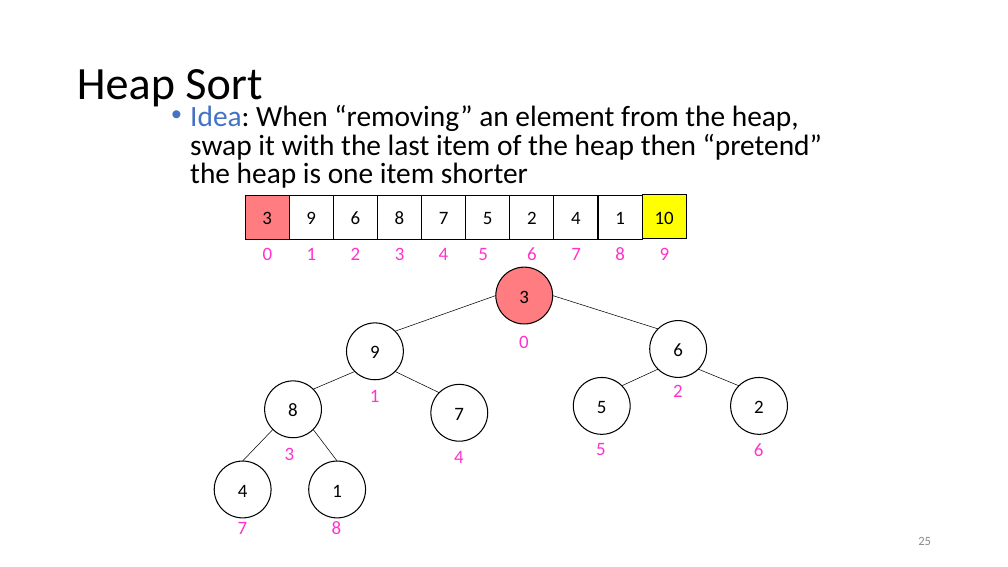
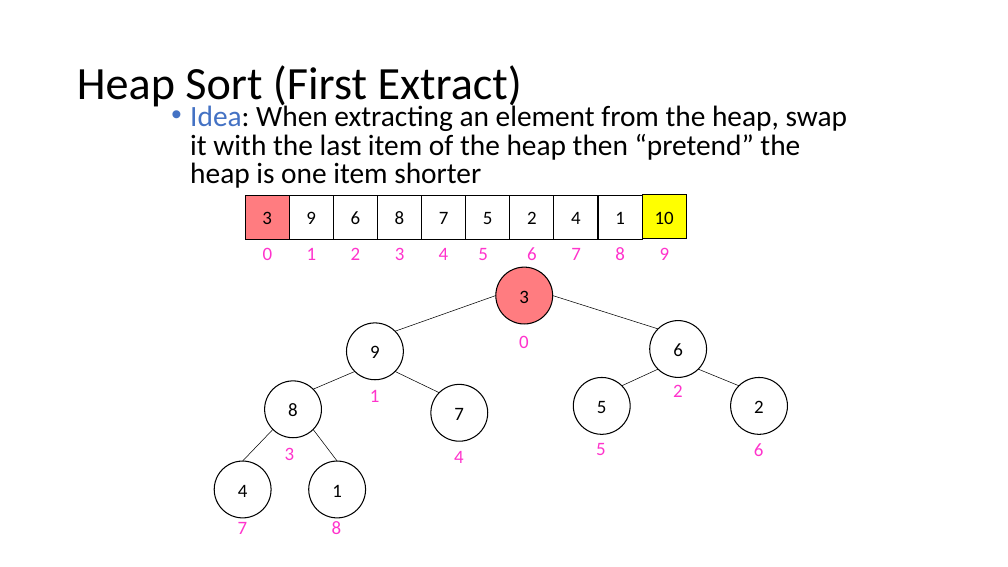
Before and after one commit to natebrunelle/cse332, a slide deck: slide 44 of markdown/files/slides/lecture12_sorting1.pptx (slide 25 before the commit). Drawn at 1008x567 pixels with LibreOffice and Linux fonts; fonts in the diff are those of the drawing. Boxes give left, top, right and bottom in pixels: in the first picture for what was removed or moved away, otherwise in the second. Text is boxed around its words. In the diff, an @@ line names an element or a change of style, - is before the commit and + after.

```diff
--- a/markdown/files/slides/lecture12_sorting1.pptx
+++ b/markdown/files/slides/lecture12_sorting1.pptx
@@ title at (77, 65, 522, 111): text changed @@
-Heap Sort
+Heap Sort (First Extract)
@@ text at (190, 102, 848, 188): text changed @@
-• Idea: When “removing” an element from the heap, swap it with the last item of the heap then “pretend” the heap is one item shorter
+• Idea: When extracting an element from the heap, swap it with the last item of the heap then “pretend” the heap is one item shorter
@@ page number removed at (918, 537, 931, 545) @@
-25
```
Also in this commit, not shown: 18 other slides changed, 19 slides added, 2 slides removed, 9 other files.
